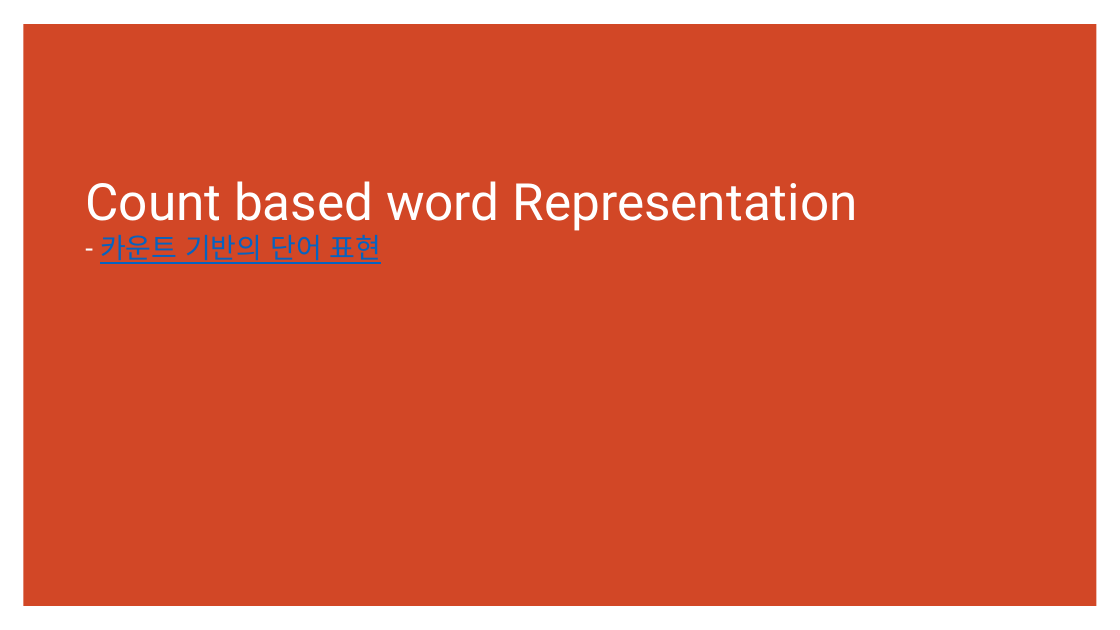
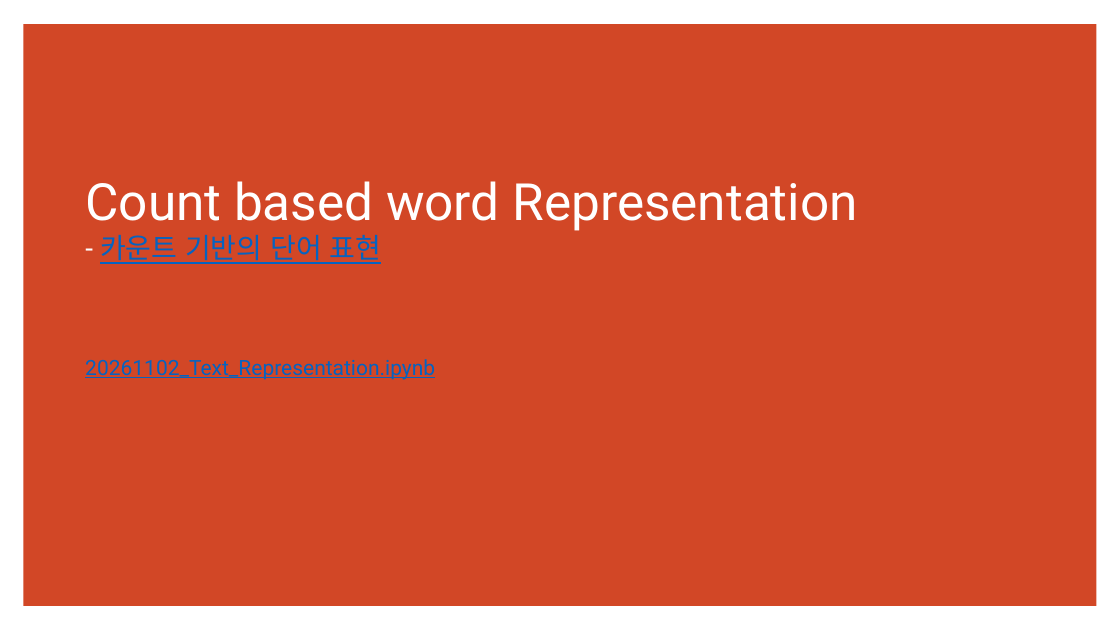
Before and after one commit to ancestor9/2026_Fall_Learning-Langchain-AI-Agent, a slide deck: slide 11 of ppts/CHAPTER 2 RAG Part I_Indexing Your Data.pptx. Drawn at 1120x630 pixels with LibreOffice and Linux fonts; fonts in the diff are those of the drawing. Boxes give left, top, right and bottom in pixels: in the first picture for what was removed or moved away, otherwise in the second. Text is boxed around its words. In the diff, an @@ line names an element or a change of style, - is before the commit and + after.

```diff
--- a/ppts/CHAPTER 2 RAG Part I_Indexing Your Data.pptx
+++ b/ppts/CHAPTER 2 RAG Part I_Indexing Your Data.pptx
@@ text added at box(85, 359, 435, 380), 18 pt, text #0563C1, underline @@
+20261102_Text_Representation.ipynb
```
